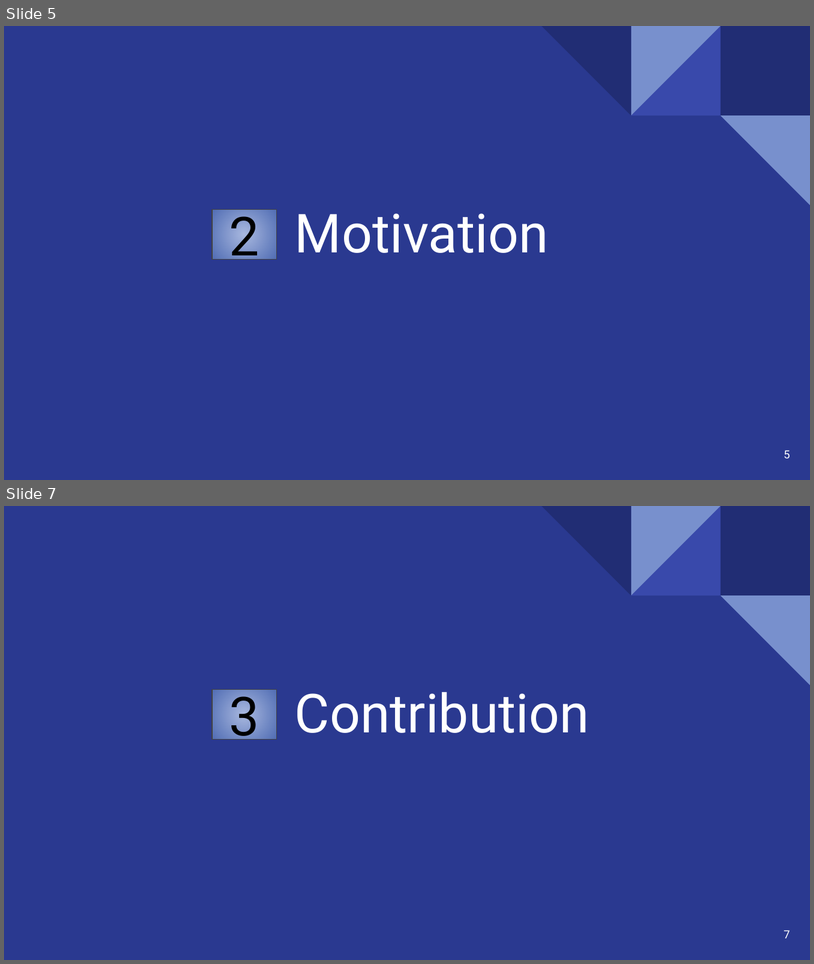
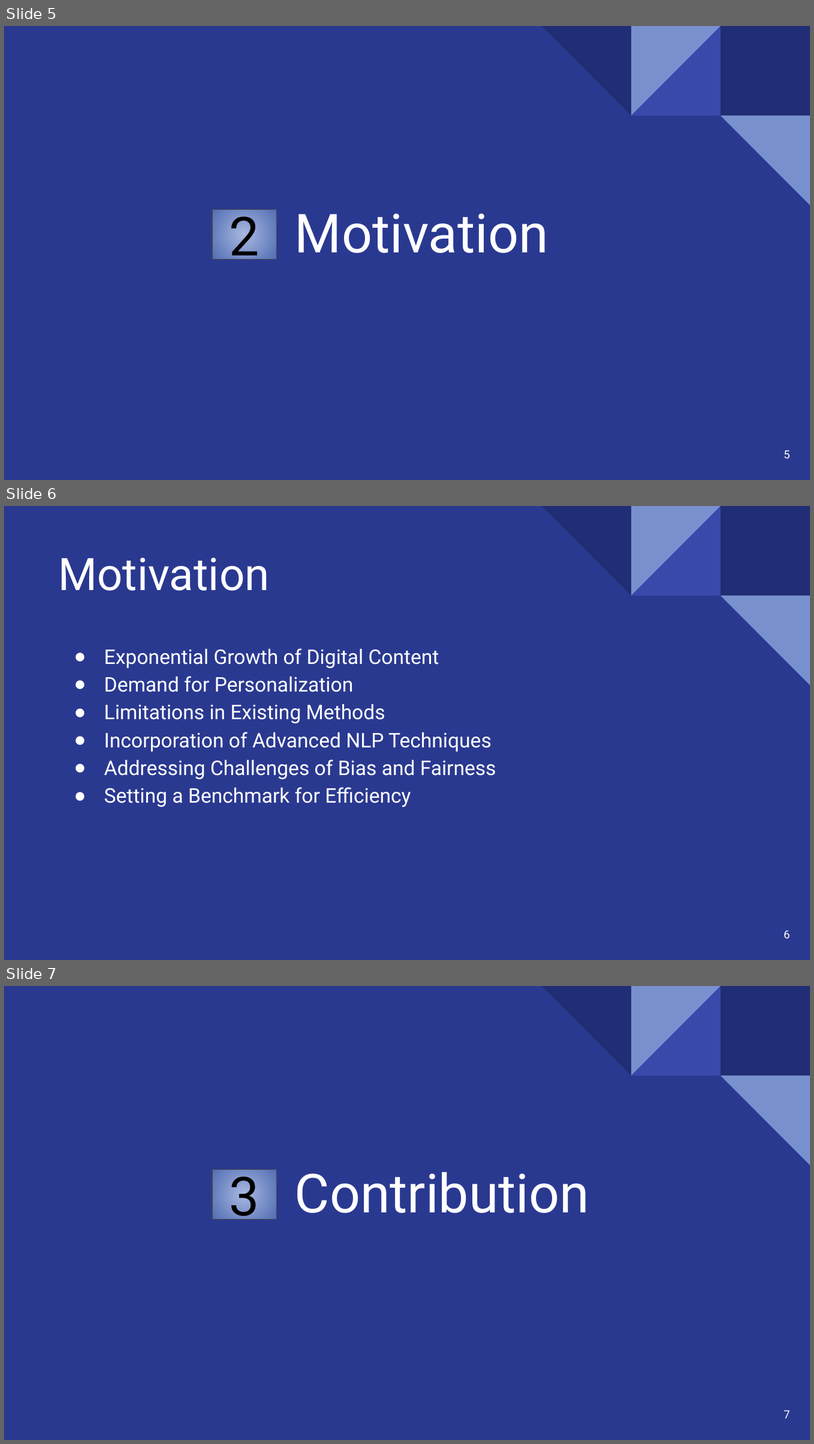
Before and after one commit to Rishat-Sheakh/CSE431, a slide deck: Submission1/Slide.pptx. Shown one above the other, each under a label of ours: slides 5 and 7 before the commit, slides 5, 6 and 7 after it; the slides between them are not shown. The pictures are 814x964 and 814x1444 pixels, drawn with LibreOffice and Linux fonts; fonts in the diff are those of the drawing. Boxes give left, top, right and bottom in pixels: in the first picture for what was removed or moved away, otherwise in the second. Text is boxed around its words. In the diff, an @@ line names an element or a change of style, - is before the commit and + after.

```diff
--- a/Submission1/Slide.pptx
+++ b/Submission1/Slide.pptx
@@ slide 6 added at (4, 506, 810, 960), background #2A3990; not listed: 5 template elements that a slide beside it also shows @@
@@ title added at (58, 558, 270, 591), 40 pt, text #FFFFFF @@
+Motivation
@@ subtitle added at (104, 648, 497, 807), 18 pt, text #FFFFFF @@
+● Exponential Growth of Digital Content
+● Demand for Personalization
+● Limitations in Existing Methods
+● Incorporation of Advanced NLP Techniques
+● Addressing Challenges of Bias and Fairness
+● Setting a Benchmark for Efficiency
@@ page number added at (784, 930, 790, 938), 10 pt, text #FFFFFF @@
+6
```
Also in this commit, not shown: 5 slides changed, 1 other slide added, 2 slides removed, 1 other file.
